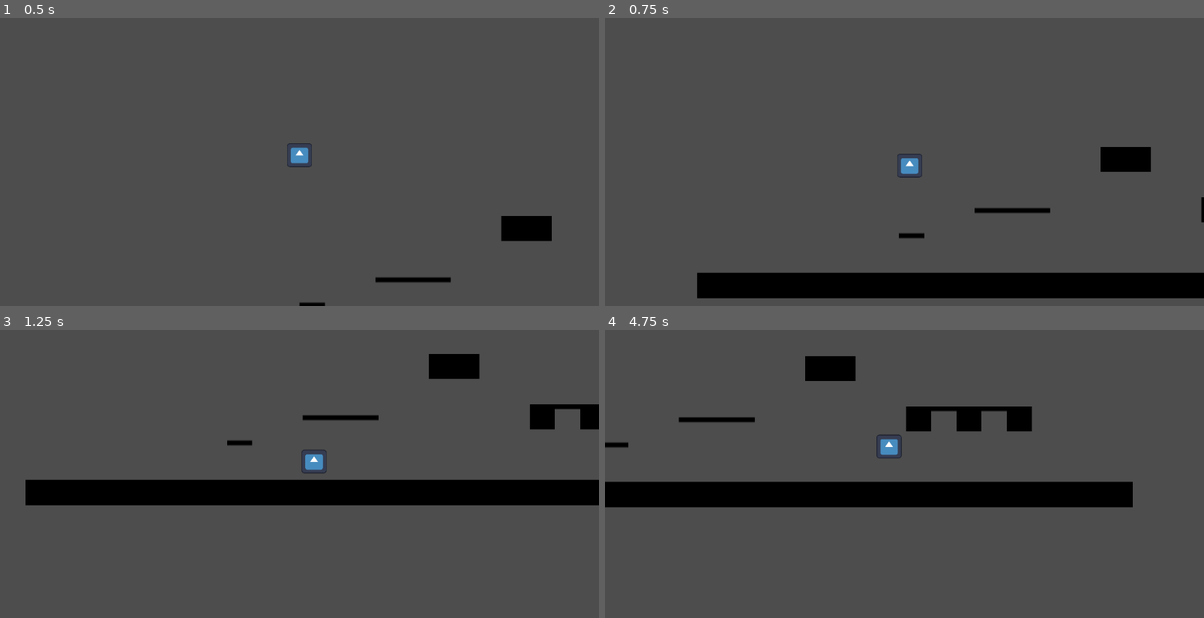
Above: before the commit, frames 1-4 (two rows, left to right).
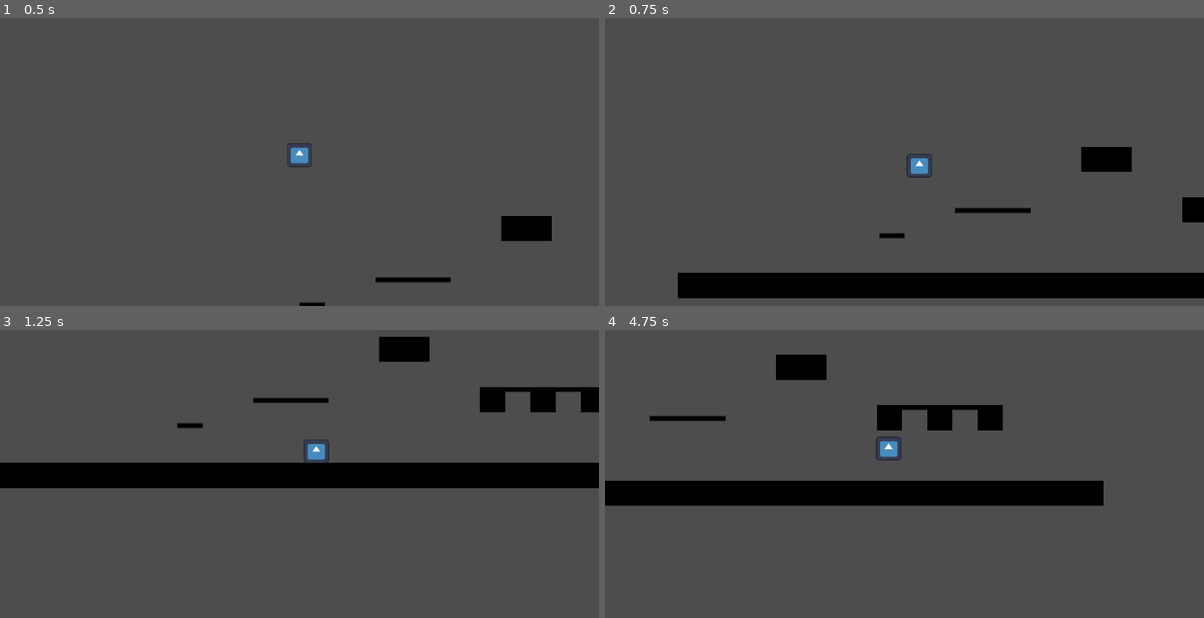
Above: after the commit, the same moments.

Repository: StarikTenger/PlatformerGame2025
Game: Godot game, scene res://levels/level_template.tscn
Same seed, same stepped clock (60 frames per second), same inputs: the game is played once before the commit and once after it. The engine's default icon, where the game draws it, is replaced by a stand-in: a white triangle on a blue panel in a dark square.
Inputs:
- Up to frame 1 (0.5 s): no input
- Up to frame 2 (0.75 s): hold Right (ui_right) from 0.53 s (still down)
- Up to frame 3 (1.25 s): keep holding Right (ui_right); tap Up (ui_up) at 0.77 s
- Up to frame 4 (4.75 s): tap Up (ui_up) at 1.52, 3.02, 3.77, 4.52 s; release Right (ui_right) at 2.03 s; hold Left (ui_left) 2.03-2.78 s; hold Right (ui_right) 2.78-4.28 s; hold Left (ui_left) from 4.28 s (still down)

Frame 1 is identical in both runs. In frame 2, 1.6% of the frame differs, in the area x 12-100%, y 44-98%; in frame 3, 16%, in the area x 0-100%, y 2-61%; in frame 4, 4.8%.

Commit message:
better movement?

Diff:
--- a/scripts/player.gd
+++ b/scripts/player.gd
@@ -20,6 +20,8 @@
 	var friction_k = 0.2 if is_on_floor() else 0.05
 
 	velocity.x = lerp(velocity.x, velocity_desired, friction_k)
+	if input_direction != 0 and !is_on_floor():
+		velocity.x = velocity_desired
 
 	var gravity = ProjectSettings.get_setting("physics/2d/default_gravity")
 	time_since_last_jump += delta
